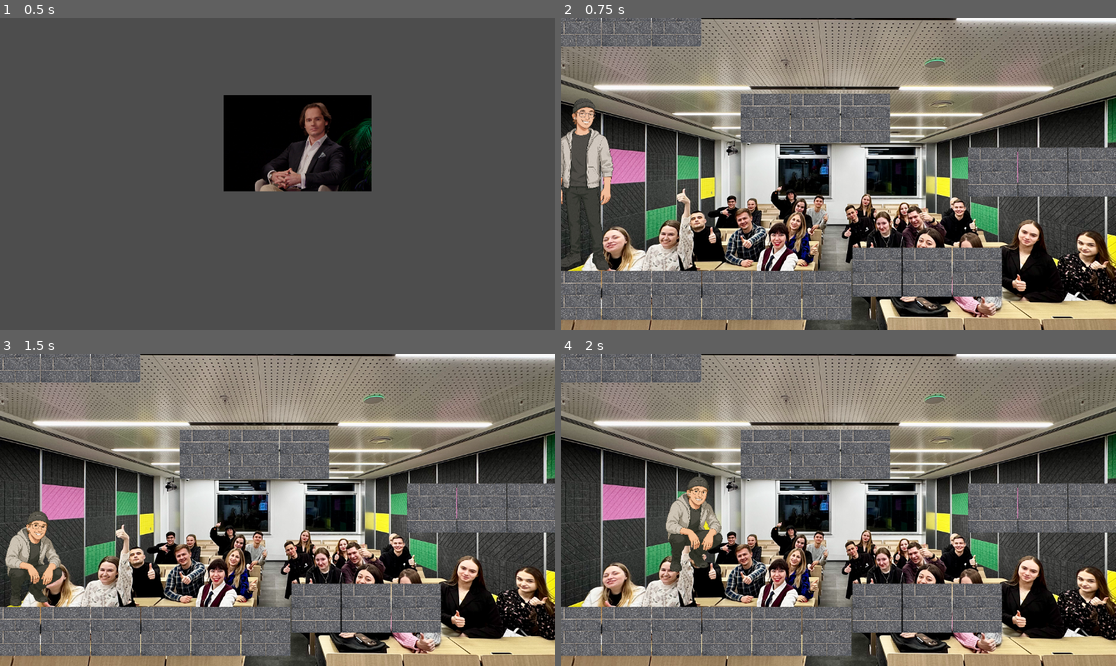
Above: before the commit, frames 1-4 (two rows, left to right).
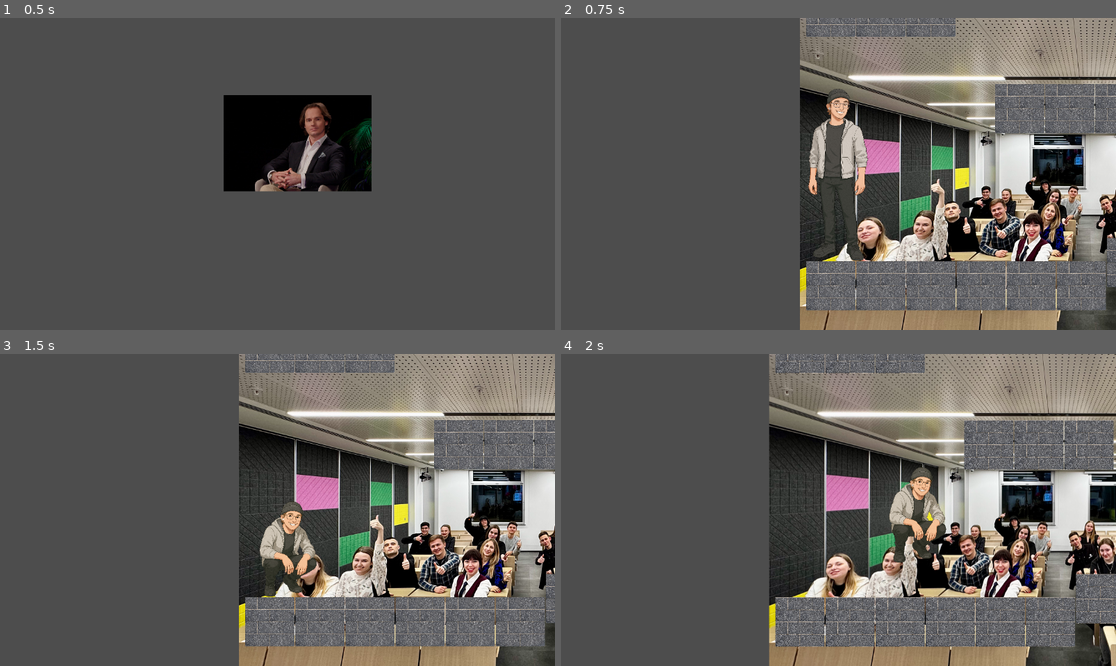
Above: after the commit, the same moments.

Repository: Z-Innovations/escape-from-danilov
Game: Godot game, scene res://landing_screen.tscn
Two runs of this game, one before a commit and one after it. Both use one fixed random seed, a clock stepped at 60 frames per second and the inputs below.
Inputs (mouse positions are in pixels of both pictures, inside the frame that each line leads up to):
- Up to frame 1 (0.5 s): no input
- Up to frame 2 (0.75 s): click (860, 142) at 0.5 s
- Up to frame 3 (1.5 s): tap Enter at 1.25 s; hold Right (player_right) from 1.28 s (still down); hold Down (player_duck) from 1.28 s (still down)
- Up to frame 4 (2 s): keep holding Right (player_right); keep holding Down (player_duck); tap Up (player_jump) at 1.52 s

Frame 1 is identical in both runs. In frame 2, 81% of the frame differs, in the area x 0-100%, y 0-100%; in frame 3, 82%; in frame 4, 82%.

Commit message:
camera (fr this time)

Diff:
--- a/player.tscn
+++ b/player.tscn
@@ -35,3 +35,11 @@
 position = Vector2(-2.75, 78.5)
 shape = SubResource("RectangleShape2D_hqtel")
 disabled = true
+
+[node name="Camera2D" type="Camera2D" parent="."]
+position_smoothing_enabled = true
+drag_horizontal_enabled = true
+drag_vertical_enabled = true
+drag_left_margin = 0.15
+drag_right_margin = 0.15
+drag_bottom_margin = 0.15
